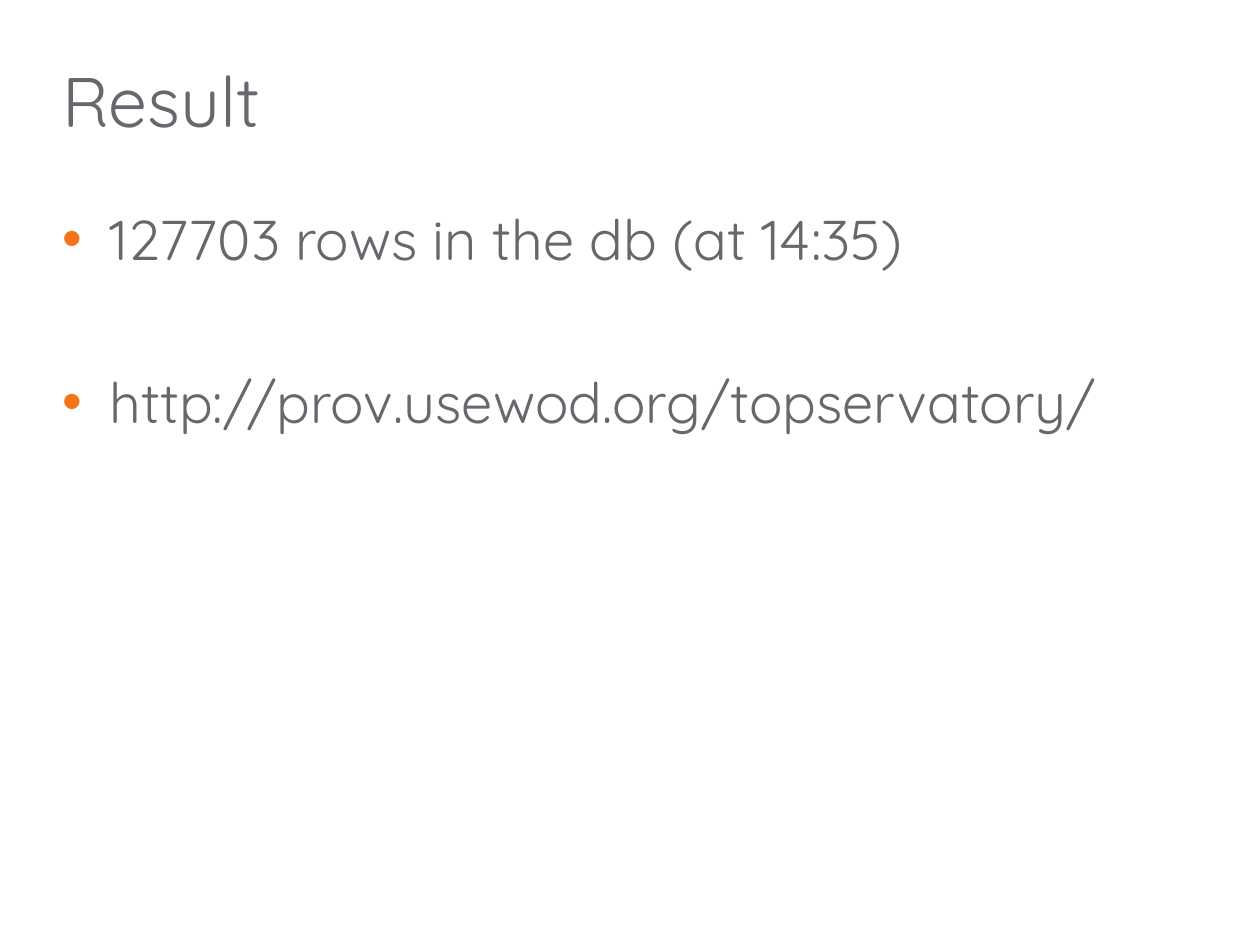
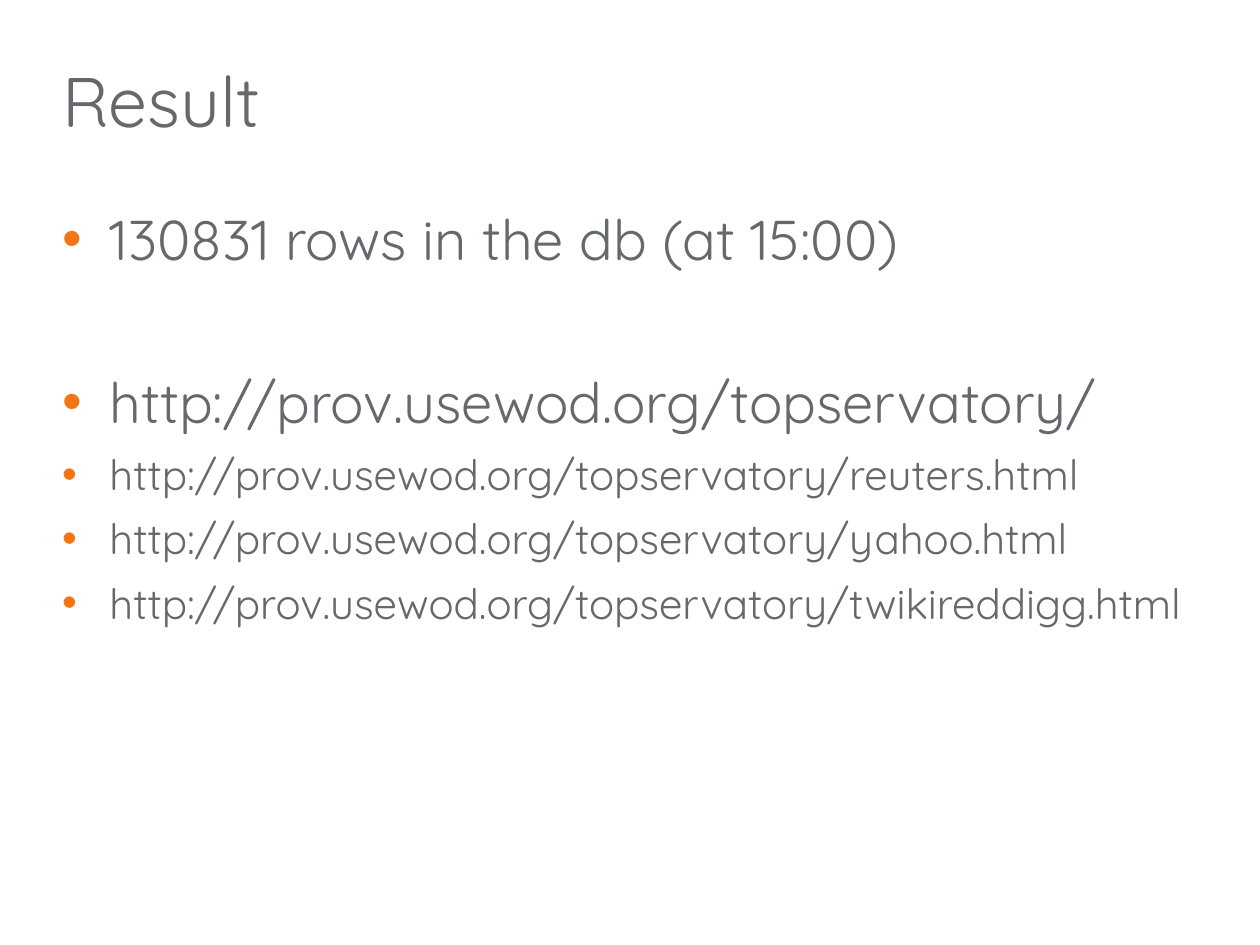
Before and after one commit to sociam/things-we-said-today, a slide deck: slide 10 of things-we-said-today.odp. Drawn at 1260x945 pixels with LibreOffice and Linux fonts; fonts in the diff are those of the drawing; background and template pictures are left out. Boxes give left, top, right and bottom in pixels: in the first picture for what was removed or moved away, otherwise in the second. Text is boxed around its words. In the diff, an @@ line names an element or a change of style, - is before the commit and + after.

Commit message:
slides

```diff
--- a/things-we-said-today.odp
+++ b/things-we-said-today.odp
@@ text at <box>109,218,898,271</box>: text changed @@
-• 127703 rows in the db (at 14:35)
+• 130831 rows in the db (at 15:00)
@@ text at <box>109,456,1180,628</box>: paragraphs added @@
+• http://prov.usewod.org/topservatory/reuters.html
+• http://prov.usewod.org/topservatory/yahoo.html
+• http://prov.usewod.org/topservatory/twikireddigg.html
```
